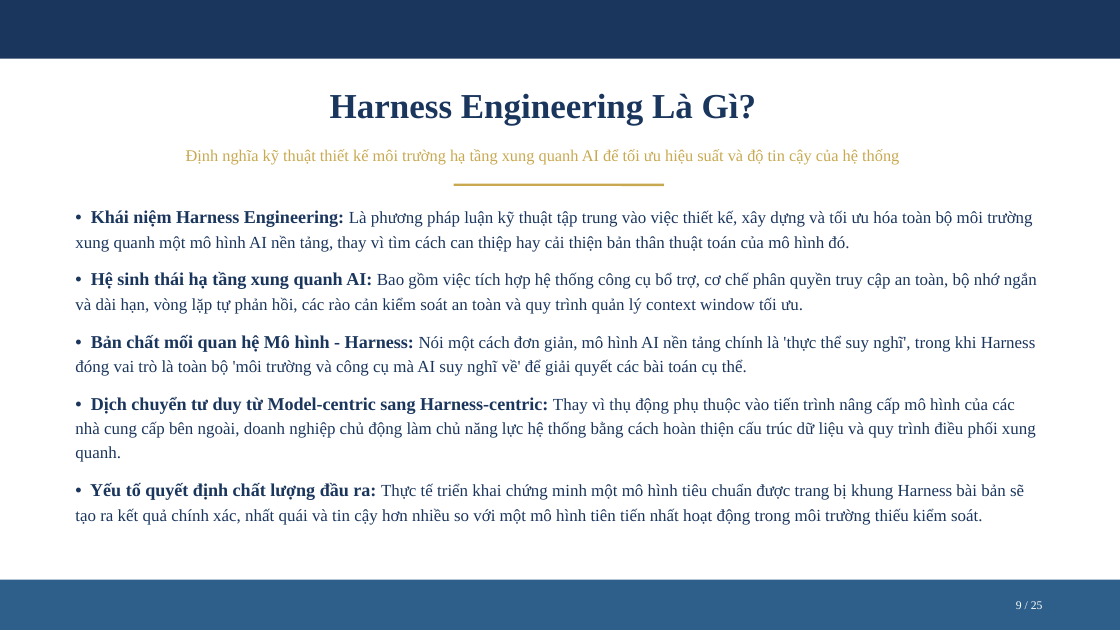
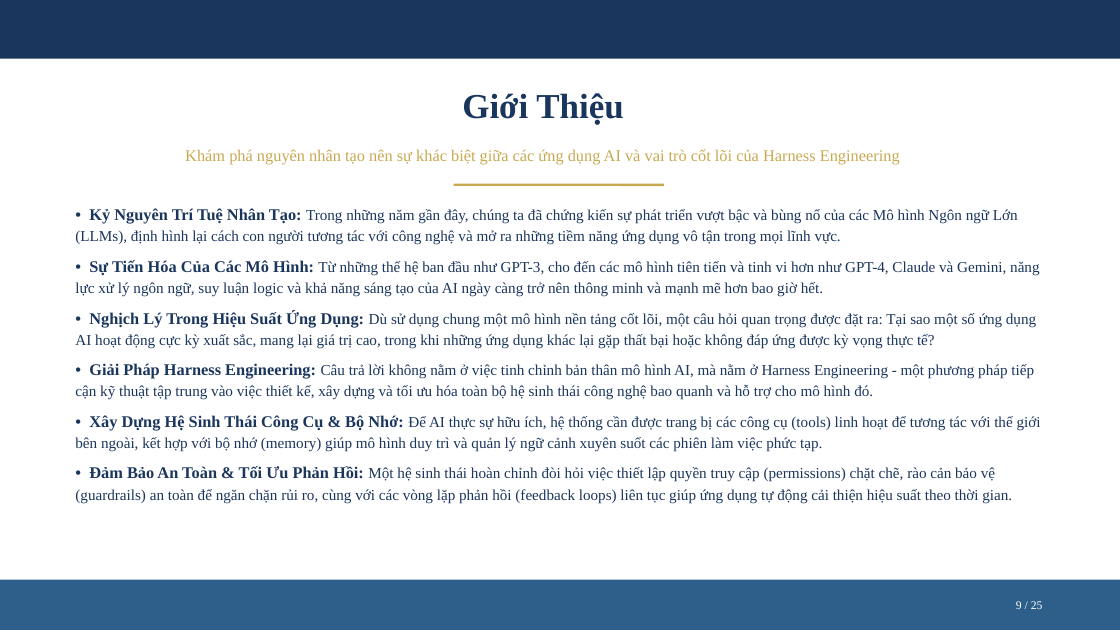
Before and after one commit to nbhson/tool-harness-generate-slide, a slide deck: slide 9 of harness-engineer.pptx. Drawn at 1120x630 pixels with LibreOffice and Linux fonts; fonts in the diff are those of the drawing. Boxes give left, top, right and bottom in pixels: in the first picture for what was removed or moved away, otherwise in the second. Text is boxed around its words. In the diff, an @@ line names an element or a change of style, - is before the commit and + after.

```diff
--- a/harness-engineer.pptx
+++ b/harness-engineer.pptx
@@ text at box(462, 93, 623, 125): text changed @@
-Harness Engineering Là Gì?
+Giới Thiệu
@@ text at box(185, 149, 900, 165): text changed @@
-Định nghĩa kỹ thuật thiết kế môi trường hạ tầng xung quanh AI để tối ưu hiệu suất và độ tin cậy của hệ thống
+Khám phá nguyên nhân tạo nên sự khác biệt giữa các ứng dụng AI và vai trò cốt lõi của Harness Engineering
@@ text at box(75, 208, 1041, 504): text changed; size 14.5 to 13 pt @@
-• Khái niệm Harness Engineering: Là phương pháp luận kỹ thuật tập trung vào việc thiết kế, xây dựng và tối ưu hóa toàn bộ môi trường xung quanh một mô hình AI nền tảng, thay vì tìm cách can thiệp hay cải thiện bản thân thuật toán của mô hình đó.
-• Hệ sinh thái hạ tầng xung quanh AI: Bao gồm việc tích hợp hệ thống công cụ bổ trợ, cơ chế phân quyền truy cập an toàn, bộ nhớ ngắn và dài hạn, vòng lặp tự phản hồi, các rào cản kiểm soát an toàn và quy trình quản lý context window tối ưu.
-• Bản chất mối quan hệ Mô hình - Harness: Nói một cách đơn giản, mô hình AI nền tảng chính là 'thực thể suy nghĩ', trong khi Harness đóng vai trò là toàn bộ 'môi trường và công cụ mà AI suy nghĩ về' để giải quyết các bài toán cụ thể.
-• Dịch chuyển tư duy từ Model-centric sang Harness-centric: Thay vì thụ động phụ thuộc vào tiến trình nâng cấp mô hình của các nhà cung cấp bên ngoài, doanh nghiệp chủ động làm chủ năng lực hệ thống bằng cách hoàn thiện cấu trúc dữ liệu và quy trình điều phối xung quanh.
-• Yếu tố quyết định chất lượng đầu ra: Thực tế triển khai chứng minh một mô hình tiêu chuẩn được trang bị khung Harness bài bản sẽ tạo ra kết quả chính xác, nhất quái và tin cậy hơn nhiều so với một mô hình tiên tiến nhất hoạt động trong môi trường thiếu kiểm soát.
+• Kỷ Nguyên Trí Tuệ Nhân Tạo: Trong những năm gần đây, chúng ta đã chứng kiến sự phát triển vượt bậc và bùng nổ của các Mô hình Ngôn ngữ Lớn (LLMs), định hình lại cách con người tương tác với công nghệ và mở ra những tiềm năng ứng dụng vô tận trong mọi lĩnh vực.
+• Sự Tiến Hóa Của Các Mô Hình: Từ những thế hệ ban đầu như GPT-3, cho đến các mô hình tiên tiến và tinh vi hơn như GPT-4, Claude và Gemini, năng lực xử lý ngôn ngữ, suy luận logic và khả năng sáng tạo của AI ngày càng trở nên thông minh và mạnh mẽ hơn bao giờ hết.
+• Nghịch Lý Trong Hiệu Suất Ứng Dụng: Dù sử dụng chung một mô hình nền tảng cốt lõi, một câu hỏi quan trọng được đặt ra: Tại sao một số ứng dụng AI hoạt động cực kỳ xuất sắc, mang lại giá trị cao, trong khi những ứng dụng khác lại gặp thất bại hoặc không đáp ứng được kỳ vọng thực tế?
+• Giải Pháp Harness Engineering: Câu trả lời không nằm ở việc tinh chỉnh bản thân mô hình AI, mà nằm ở Harness Engineering - một phương pháp tiếp cận kỹ thuật tập trung vào việc thiết kế, xây dựng và tối ưu hóa toàn bộ hệ sinh thái công nghệ bao quanh và hỗ trợ cho mô hình đó.
+• Xây Dựng Hệ Sinh Thái Công Cụ & Bộ Nhớ: Để AI thực sự hữu ích, hệ thống cần được trang bị các công cụ (tools) linh hoạt để tương tác với thế giới bên ngoài, kết hợp với bộ nhớ (memory) giúp mô hình duy trì và quản lý ngữ cảnh xuyên suốt các phiên làm việc phức tạp.
+• Đảm Bảo An Toàn & Tối Ưu Phản Hồi: Một hệ sinh thái hoàn chỉnh đòi hỏi việc thiết lập quyền truy cập (permissions) chặt chẽ, rào cản bảo vệ (guardrails) an toàn để ngăn chặn rủi ro, cùng với các vòng lặp phản hồi (feedback loops) liên tục giúp ứng dụng tự động cải thiện hiệu suất theo thời gian.
```
Also in this commit, not shown: 18 other slides changed, 6 slides added, 6 slides removed, 17 other files.
